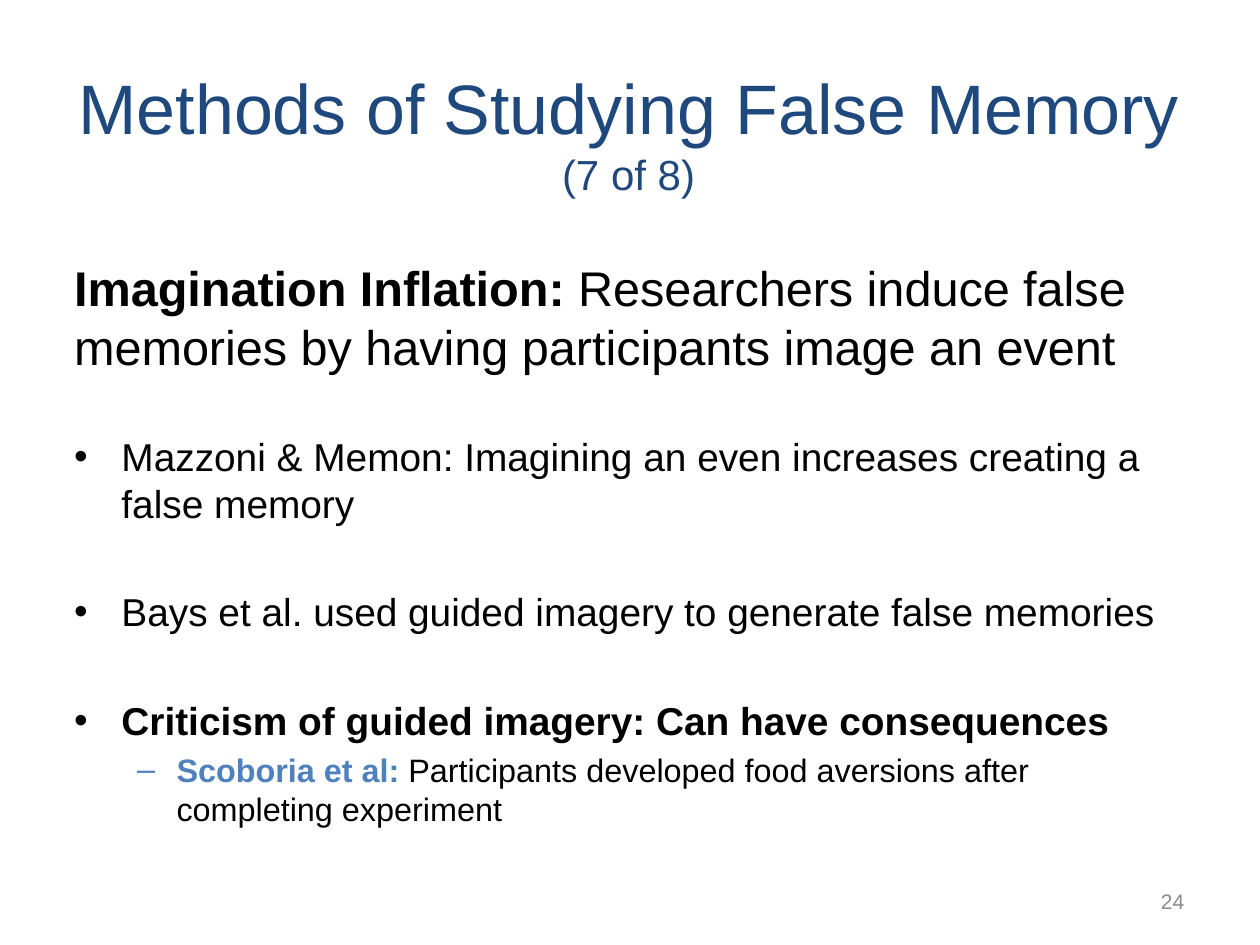
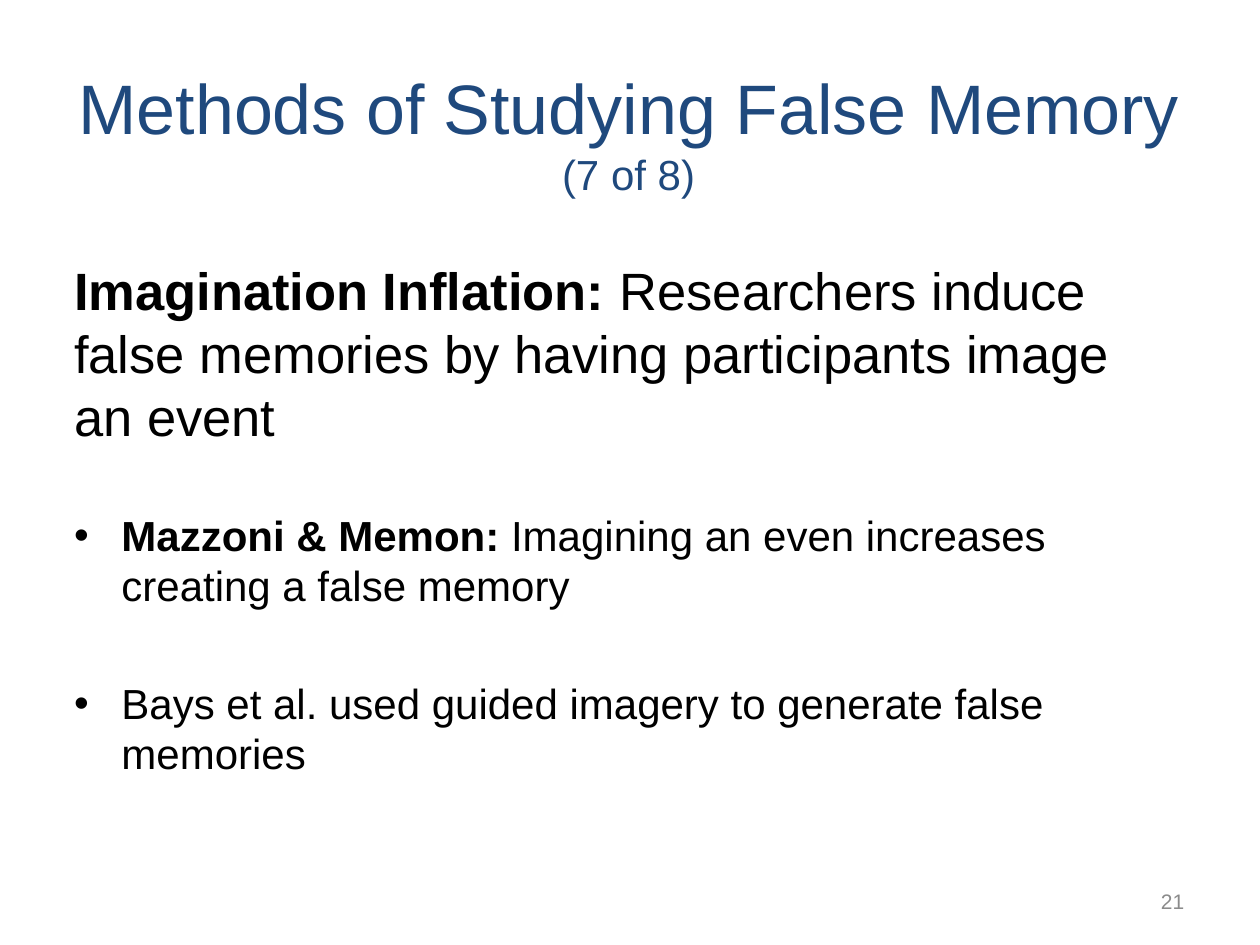
Before and after one commit to npm27/Teaching-Materials, a slide deck: slide 21 of Memory/Slides/Chapter 7.PPTX (slide 24 before the commit). Drawn at 1260x945 pixels with LibreOffice and Linux fonts; fonts in the diff are those of the drawing. Boxes give left, top, right and bottom in pixels: in the first picture for what was removed or moved away, otherwise in the second. Text is boxed around its words. In the diff, an @@ line names an element or a change of style, - is before the commit and + after.

```diff
--- a/Memory/Slides/Chapter 7.PPTX
+++ b/Memory/Slides/Chapter 7.PPTX
@@ text "Imagination Inflation: Researchers induce false ..." at bbox=[74, 272, 1109, 770]: size 27.8 to 30 pt in "Imagination Inflation: Researchers induce false memories by ..."; size 22.2 to 24 pt in "Mazzoni & Memon: Imagining an even increases ...", "Bays et al. used guided imagery to ..."; bold on in "Mazzoni & Memon:" @@
@@ text at bbox=[121, 707, 1109, 827]: paragraphs removed @@
-• Criticism of guided imagery: Can have consequences
-  – Scoboria et al: Participants developed food aversions after completing experiment
@@ page number at bbox=[1161, 894, 1184, 909]: text changed @@
-24
+21
```
Also in this commit, not shown: 1 other slide changed, 3 slides added, 4 slides removed, 5 other files.
